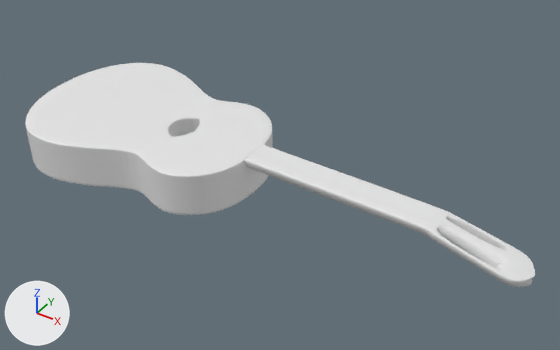
Before and after pictures for a commit that changed the Blender file violao.blend.
Camera for both pictures: a camera (50 mm lens) standing at (12.06, -12.61, 10.61) and looking at (3.52, 0.23, 0.02). Every picture has the same lights, and +X, +Y and +Z are marked at lower left.

Objects in the first picture: 'braco', 'violao.002'.
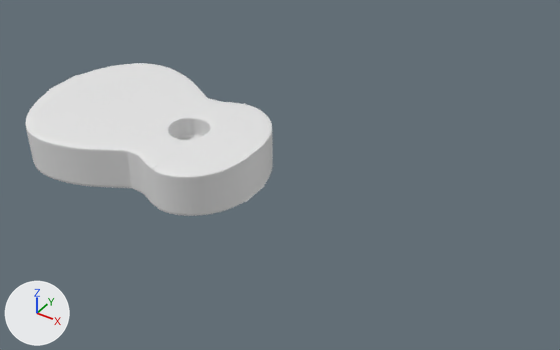
Commit message: criando um novo bau arrumando o muro e tentando arrumar as faces do violao

Pixel boxes [x1, y1, x2, y2] of what changed, in the pictures (560 x 350 px):
'violao.002', reshaped, modifiers changed: before [25, 63, 273, 215]; after [25, 63, 273, 216]
'braco', hidden: before [245, 145, 535, 287]
part 1 of me_cylinder_007, built on: before [35, 63, 271, 215]; after [35, 63, 273, 216]

What changed in the scene script:
```text
Change me_cylinder_007:
    used by ob_violao_002; location = (0.0, 0.0, 0.0); rotation_euler = (3.142, 0.0, -0.175), in degrees (180, 0, -10); scale = (2.36, 2.36, 2.36)
    remove me_cylinder_007.from_pydata(...)  # 246 vertices, 202 faces, 1 loose edge; spans x -1.49..1.27, y -0.9..1.15, z -0.26..0.26
    add me_cylinder_007.from_pydata(...)  # 330 vertices, 329 faces, 11 loose edges; spans x -1.49..1.27, y -0.9..1.15, z -0.26..0.26
    me_cylinder_007 part 1
    17 vertices are removed from x 0.18..0.62, y -0.29..0.15, z -0.26..0.0
    77 faces are deleted
    30 vertices in x -1.49..1.27, y -0.9..1.15, z -0.25 move by (0.0, 0.0, 0.01)
    30 vertices in x -1.49..1.27, y -0.9..1.15, z 0.23 move by (0.0, 0.0, 0.02)
    41 vertices are added at x 0.01..0.62, y -0.68..0.65, z -0.26..0.26
    12 new vertices lie (-0.09, 0.02, 0.0) away from vertices in x 0.2..0.43, y -0.71..0.61, z -0.26..0.26
    6 new vertices lie (0.09, 0.03, 0.0) away from vertices in x 0.43, y 0.61, z -0.26..0.26
    6 new vertices lie (0.07, -0.05, 0.0) away from vertices in x 0.2, y -0.71, z -0.26..0.26
    6 new vertices lie (-0.05, -0.01, 0.0) away from vertices in x 0.76, y 0.68, z -0.26..0.26
    6 new vertices lie (-0.05, 0.0, 0.0) away from vertices in x 0.71, y 0.67, z -0.26..0.26
    6 new vertices lie (-0.05, 0.02, 0.0) away from vertices in x 0.49, y -0.88, z -0.26..0.26
    6 new vertices lie (-0.05, 0.02, 0.0) away from vertices in x 0.44, y -0.86, z -0.26..0.26
    6 new vertices lie (0.2, -0.16, 0.0) away from vertices in x -0.15, y 0.97, z -0.26..0.26
    6 new vertices lie (0.24, 0.08, 0.0) away from vertices in x -0.47, y -0.84, z -0.26..0.26
    10 loose edges are added
    204 new faces join them
Change ob_violao_002:
    where _m = ob_violao_002.modifiers.new('Subsurf', 'SUBSURF')
    add _m.levels = 2
Change ob_braco:
    add ob_braco.hide_set(True)  # its collection is switched off
```
